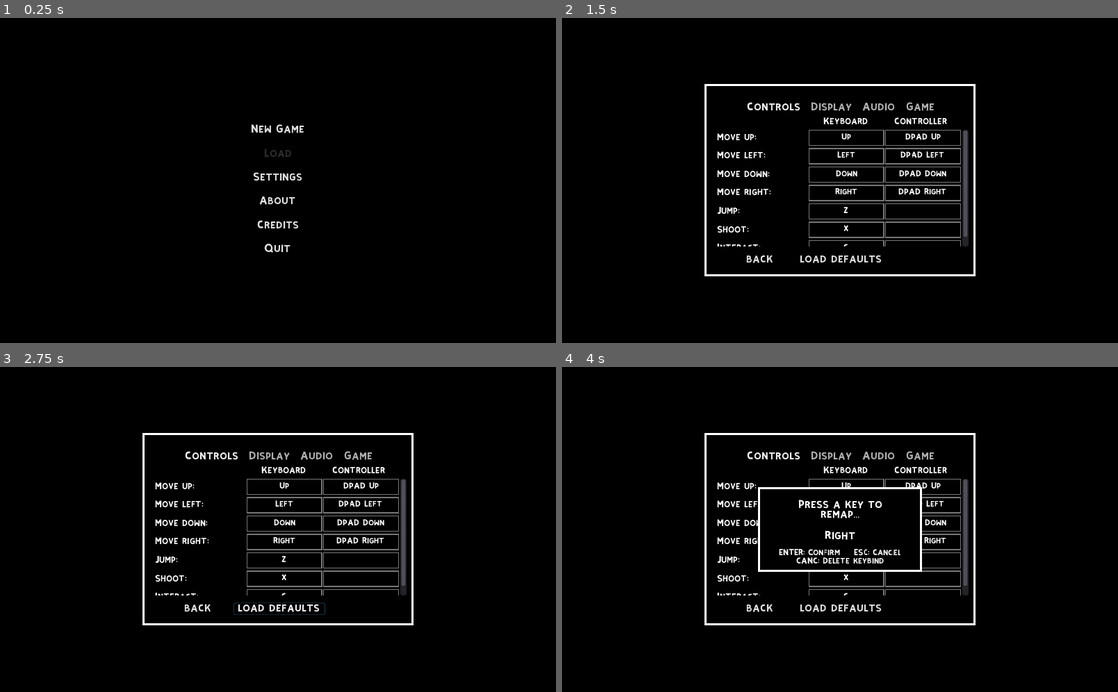
Above: before the commit, frames 1-4 (two rows, left to right).
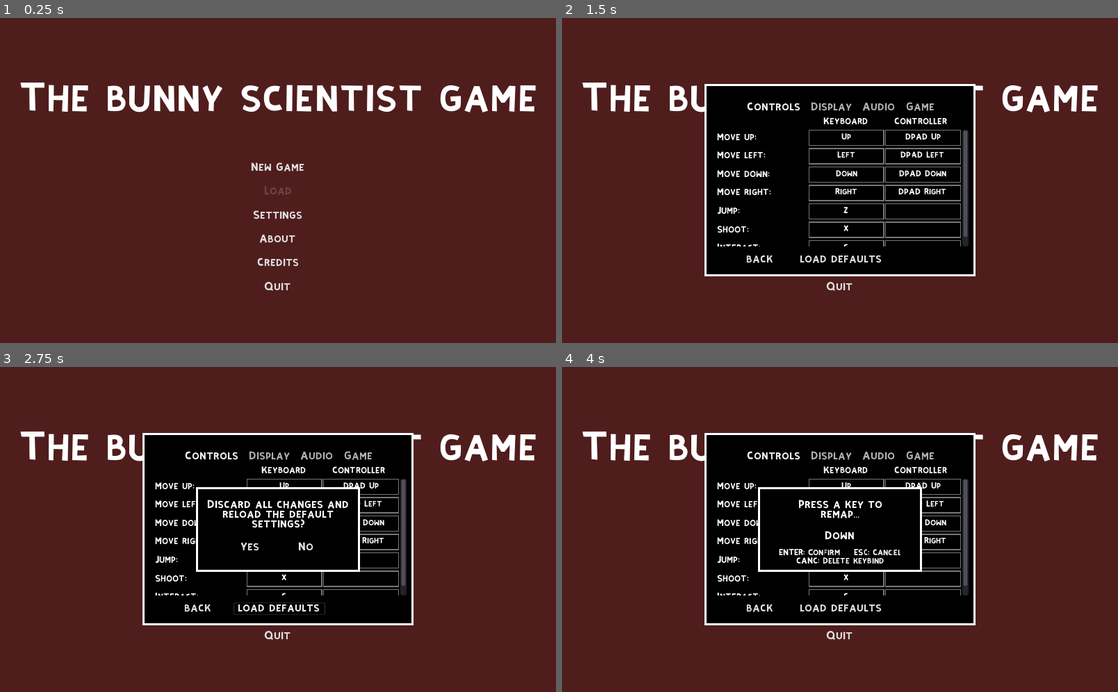
Above: after the commit, the same moments.

Repository: PeskyBatfish/Platformer-Game
Game: Godot game, scene res://GameRoot.tscn
The game is run twice, just before and just after one commit, with the same random seed, the same clock (stepped at 60 frames per second) and the same inputs.
Inputs (mouse positions are in pixels of both pictures, inside the frame that each line leads up to):
- Up to frame 1 (0.25 s): no input
- Up to frame 2 (1.5 s): click "Settings" at 0.5 s; click (840, 239) at 1.25 s, where only the run after the commit has a clickable "About"
- Up to frame 3 (2.75 s): click "load defaults" at 2 s
- Up to frame 4 (4 s): click (812, 549) at 2.75 s, where only the run after the commit has a clickable "Yes"; click (840, 516) at 3.5 s, where only the run after the commit has a clickable "New Game"

The runs differ from the first frame. In frame 1, 100% of the frame differs, in the area x 0-100%, y 0-100%; in frame 2, 71%; in frame 3, 73%; in frame 4, 71%.

Commit message:
Bullets handler

Diff:
--- /dev/null
+++ b/Space Platformer/Data/Fonts/KiriFont_56.tres
@@ -0,0 +1,7 @@
+[gd_resource type="DynamicFont" load_steps=2 format=2]
+
+[ext_resource path="res://Fonts/KiriFont.ttf" type="DynamicFontData" id=1]
+
+[resource]
+size = 56
+font_data = ExtResource( 1 )
--- a/Space Platformer/Data/GameRoot.tscn
+++ b/Space Platformer/Data/GameRoot.tscn
@@ -30,6 +30,7 @@
 }
 
 [node name="DefaultBackdrop" type="ColorRect" parent="HUD/UI_Root"]
+visible = false
 anchor_right = 1.0
 anchor_bottom = 1.0
 color = Color( 0, 0, 0, 1 )
--- a/Space Platformer/Data/Menus/MainMenu/Menu_Main.gd
+++ b/Space Platformer/Data/Menus/MainMenu/Menu_Main.gd
@@ -5,13 +5,13 @@
 	Game.load_level("Level_Demo")
 
 func _on_Load_pressed():
-	UI.set_menu("load_game")
+	UI.set_menu("load_game", true, false)
 
 func _on_Settings_pressed():
-	UI.set_menu("settings")
+	UI.set_menu("settings", true, false)
 
 func _on_About_pressed():
-	UI.set_menu("about")
+	UI.set_menu("about", true, false)
 
 func _on_Credits_pressed():
 	UI.set_menu("credits")
--- a/Space Platformer/Data/Menus/MainMenu/Menu_Main.tscn
+++ b/Space Platformer/Data/Menus/MainMenu/Menu_Main.tscn
@@ -1,7 +1,8 @@
-[gd_scene load_steps=3 format=2]
+[gd_scene load_steps=4 format=2]
 
 [ext_resource path="res://Menus/MainMenu/Menu_Main.gd" type="Script" id=1]
 [ext_resource path="res://Fonts/KiriFont_16.tres" type="DynamicFont" id=2]
+[ext_resource path="res://Fonts/KiriFont_56.tres" type="DynamicFont" id=3]
 
 [node name="MainMenu" type="Control"]
 anchor_right = 1.0
@@ -15,9 +16,21 @@
 [node name="Backdrop" type="ColorRect" parent="."]
 anchor_right = 1.0
 anchor_bottom = 1.0
-color = Color( 0, 0, 0, 1 )
+color = Color( 0.317647, 0.117647, 0.117647, 1 )
 __meta__ = {
 "_edit_lock_": true,
+"_edit_use_anchors_": false
+}
+
+[node name="Label" type="Label" parent="Backdrop"]
+anchor_right = 1.0
+anchor_bottom = 1.0
+margin_top = 125.716
+margin_bottom = -407.284
+custom_fonts/font = ExtResource( 3 )
+text = "The bunny scientist game"
+align = 1
+__meta__ = {
 "_edit_use_anchors_": false
 }
 
@@ -27,11 +40,12 @@
 anchor_right = 0.5
 anchor_bottom = 0.5
 margin_left = -92.0
-margin_top = -103.5
+margin_top = -32.7849
 margin_right = 92.0
-margin_bottom = 103.5
+margin_bottom = 220.215
 custom_constants/separation = 23
 __meta__ = {
+"_edit_group_": true,
 "_edit_use_anchors_": false
 }
 
--- a/Space Platformer/Data/Menus/SettingsMenu/LoadDefaults.gd
+++ b/Space Platformer/Data/Menus/SettingsMenu/LoadDefaults.gd
@@ -2,7 +2,10 @@
 
 func _on_Yes_pressed():
 	InputMap.load_from_globals()
-	Settings.has_unsaved_settings = false
+	Settings.json.controls = {}
+	Settings.save_to_disk()
+#	Settings.has_unsaved_settings = false
+	Global.settings_menu.reload_from_saved()
 	UI.pop_menu()
 
 func _on_No_pressed():
--- a/Space Platformer/Data/Menus/SettingsMenu/LoadDefaults.tscn
+++ b/Space Platformer/Data/Menus/SettingsMenu/LoadDefaults.tscn
@@ -13,6 +13,7 @@
 "_edit_use_anchors_": false
 }
 menu_id = "load_defaults"
+parent_menus = PoolStringArray( "settings" )
 
 [node name="Backdrop" parent="." instance=ExtResource( 3 )]
 anchor_left = 0.5
--- a/Space Platformer/Data/Menus/SettingsMenu/Menu_Settings.gd
+++ b/Space Platformer/Data/Menus/SettingsMenu/Menu_Settings.gd
@@ -14,13 +14,13 @@
 		keybind.reload_from_saved()
 
 func _on_Defaults_pressed():
-	InputMap.load_from_globals()
-	Settings.json.controls = {}
-	Settings.save_to_disk()
-	reload_from_saved()
+#	InputMap.load_from_globals()
+#	Settings.json.controls = {}
+#	Settings.save_to_disk()
+#	reload_from_saved()
 	# MAYBE ANOTHER TIME...
 #	Settings.has_unsaved_settings = true
-#	UI.set_menu("load_defaults")
+	UI.set_menu("load_defaults", true, false)
 
 func _on_Back_pressed():
 	# MAYBE ANOTHER TIME...
--- a/Space Platformer/Data/Menus/SettingsMenu/Menu_Settings.tscn
+++ b/Space Platformer/Data/Menus/SettingsMenu/Menu_Settings.tscn
@@ -164,10 +164,10 @@
 }
 
 [node name="Label" type="Label" parent="Backdrop/TabContainer/Display"]
-margin_left = 260.002
-margin_top = 201.844
-margin_right = 406.028
-margin_bottom = 218.844
+margin_left = 140.266
+margin_top = 107.643
+margin_right = 286.29
+margin_bottom = 124.644
 custom_fonts/font = ExtResource( 2 )
 text = "Coming soon!"
 script = ExtResource( 5 )
@@ -186,10 +186,10 @@
 }
 
 [node name="Label2" type="Label" parent="Backdrop/TabContainer/Audio"]
-margin_left = 260.002
-margin_top = 201.844
-margin_right = 406.028
-margin_bottom = 218.844
+margin_left = 140.266
+margin_top = 107.643
+margin_right = 286.29
+margin_bottom = 124.644
 custom_fonts/font = ExtResource( 2 )
 text = "Coming soon!"
 script = ExtResource( 5 )
@@ -207,10 +207,10 @@
 }
 
 [node name="Label3" type="Label" parent="Backdrop/TabContainer/Game"]
-margin_left = 260.002
-margin_top = 201.844
-margin_right = 406.029
-margin_bottom = 218.844
+margin_left = 140.265
+margin_top = 107.643
+margin_right = 286.29
+margin_bottom = 124.644
 custom_fonts/font = ExtResource( 2 )
 text = "Coming soon!"
 script = ExtResource( 5 )
--- a/Space Platformer/Data/Player/Bullet.gd
+++ b/Space Platformer/Data/Player/Bullet.gd
@@ -1,16 +1,15 @@
 extends KinematicBody2D
 
+var type = 0
 var velocity = Vector2()
 var bullet_strength = 0
-var horizontal_dir = 0
-var vertical_dir = 0
+var direction = Vector2()
 var currently_exploding = false
 const SPEED = 1000
 
 
 func _ready():
-	velocity.x = SPEED * horizontal_dir
-	velocity.y = SPEED * vertical_dir
+	velocity = SPEED * direction
 
 func _physics_process(_delta):
 	if is_on_wall() or is_on_floor() or is_on_ceiling():
@@ -18,9 +17,18 @@
 	if not currently_exploding:
 		velocity = move_and_slide(velocity, Vector2.UP)
 
+	if type == 0:
+		velocity += Vector2(0, 100)
+
 func explode():
 	$CollisionShape2D.disabled = true
 	$AnimationPlayer.play("Explode")
+
+	if !currently_exploding && type == 0:
+		for x in range(max(0, rand_range(1, 1))):
+			Bullets.spawn_bullet(type, position, Vector2(0, -1).rotated(randf() * 2 * PI), bullet_strength)
+#			Bullets.spawn_bullet(type, position, Vector2(0, -1), bullet_strength)
+
 	currently_exploding = true
 
 func _on_VisibilityNotifier2D_screen_exited():
--- a/Space Platformer/Data/Player/Player.gd
+++ b/Space Platformer/Data/Player/Player.gd
@@ -20,7 +20,6 @@
 var invincible = false
 
 # Variables for bullets
-const BULLET = preload("res://Player/Bullet.tscn")
 var bullet_strength = 10
 
 # Variables for dialogue
@@ -109,23 +108,12 @@
 func fire():
 	if UI.current_menu_id == "ingame":
 		if Input.is_action_just_pressed("shoot") and not is_near_wall():
-			var b = BULLET.instance()
 			if Input.is_action_pressed("down") and not is_on_floor():
-				b.horizontal_dir = 0
-				b.vertical_dir = 1
-				b.position.y = position.y + 16
-				b.position.x = position.x
+				Bullets.spawn_bullet(0, Vector2(position.x, position.y + 16), Vector2(0, 1), bullet_strength)
 			elif Input.is_action_pressed("up"):
-				b.horizontal_dir = 0
-				b.vertical_dir = -1
-				b.position.y = position.y - 128
-				b.position.x = position.x
+				Bullets.spawn_bullet(0, Vector2(position.x, position.y - 128), Vector2(0, -1), bullet_strength)
 			else:
-				b.horizontal_dir = direction
-				b.position.y = position.y - 58
-				b.position.x = position.x + (direction * 48)
-			b.bullet_strength = bullet_strength
-			get_parent().add_child(b)
+				Bullets.spawn_bullet(0, Vector2(position.x + (direction * 48), position.y - 58), Vector2(direction, 0), bullet_strength)
 
 # Knockback and invincibility after getting hit by an enemy
 func knockback(var enemyposx, damage_taken):
--- /dev/null
+++ b/Space Platformer/Data/Singletons/Bullets.gd
@@ -0,0 +1,12 @@
+extends Node
+
+
+const BULLET = preload("res://Player/Bullet.tscn")
+
+func spawn_bullet(type, pos, dir, strength):
+	var b = BULLET.instance()
+	b.direction = dir
+	b.position = pos
+	b.type = type # "type" is todo
+	b.bullet_strength = strength
+	get_parent().add_child(b)
--- a/Space Platformer/Data/project.godot
+++ b/Space Platformer/Data/project.godot
@@ -32,6 +32,7 @@
 Inventory="*res://Singletons/Inventory.gd"
 Settings="*res://Singletons/Settings.gd"
 IO="*res://Singletons/IO.gd"
+Bullets="*res://Singletons/Bullets.gd"
 
 [debug]
 
